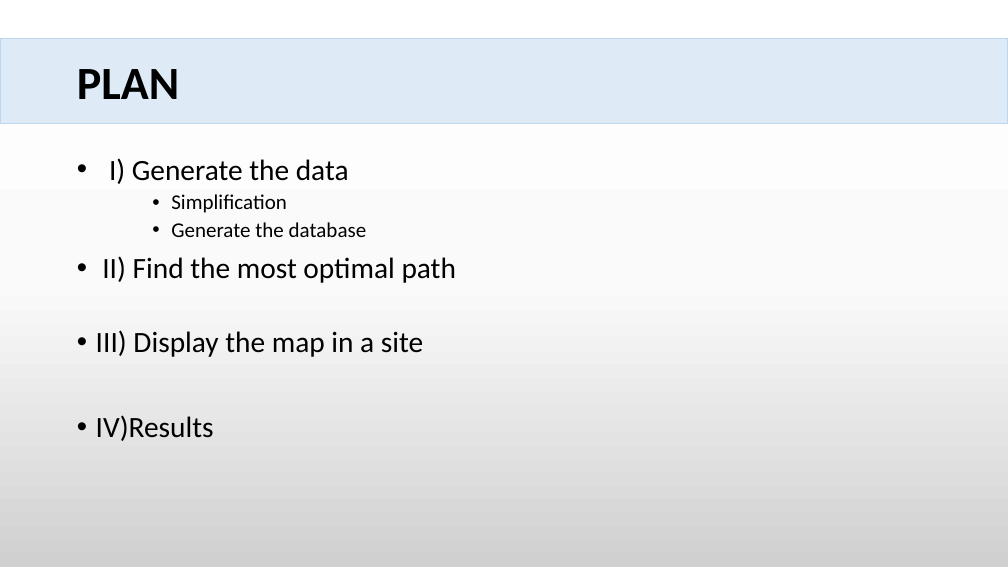
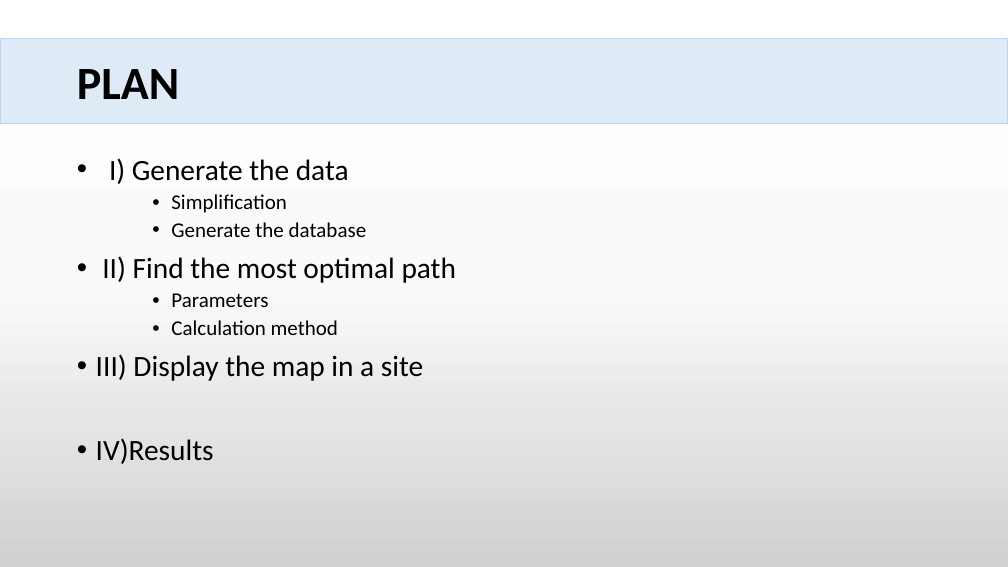
Before and after one commit to PS8-ItineraireOptimal/Documentation, a slide deck: slide 3 of presentation/Modifs_Yves.pptx. Drawn at 1008x567 pixels with LibreOffice and Linux fonts; fonts in the diff are those of the drawing. Boxes give left, top, right and bottom in pixels: in the first picture for what was removed or moved away, otherwise in the second. Text is boxed around its words. In the diff, an @@ line names an element or a change of style, - is before the commit and + after.

```diff
--- a/presentation/Modifs_Yves.pptx
+++ b/presentation/Modifs_Yves.pptx
@@ text at (171,293,338,335): paragraphs added @@
+    • Parameters
+    • Calculation method
```
Also in this commit, not shown: 6 other slides changed, 1 slide added, 5 other files.
